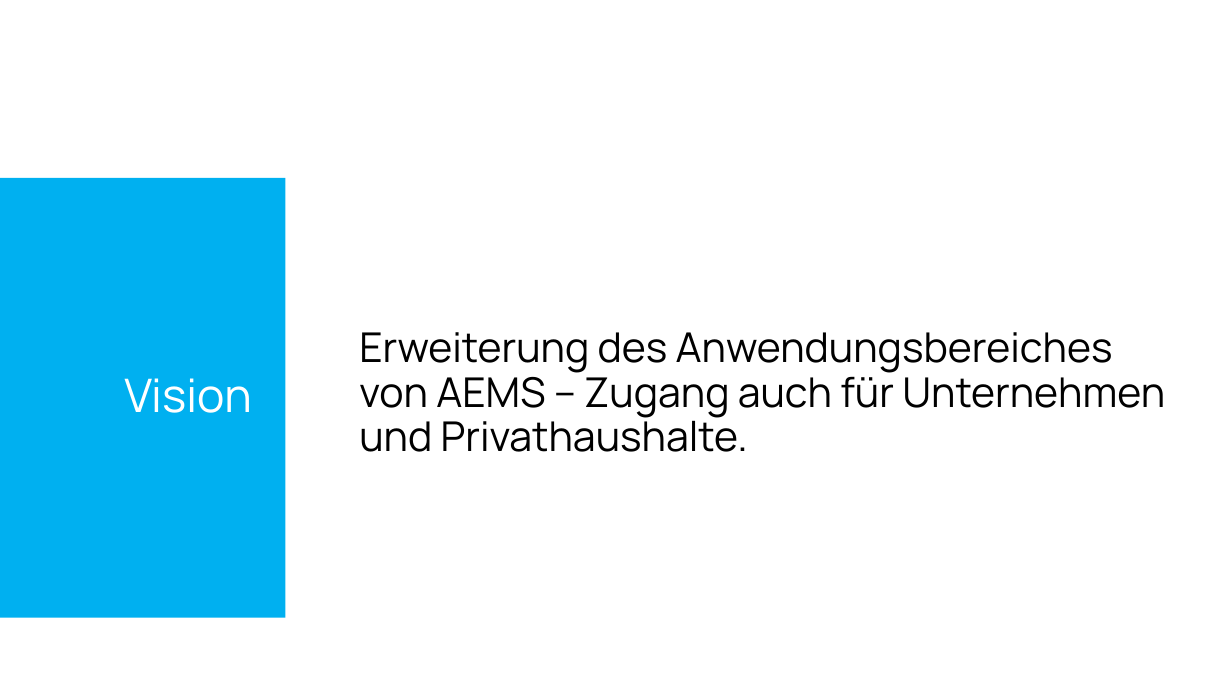
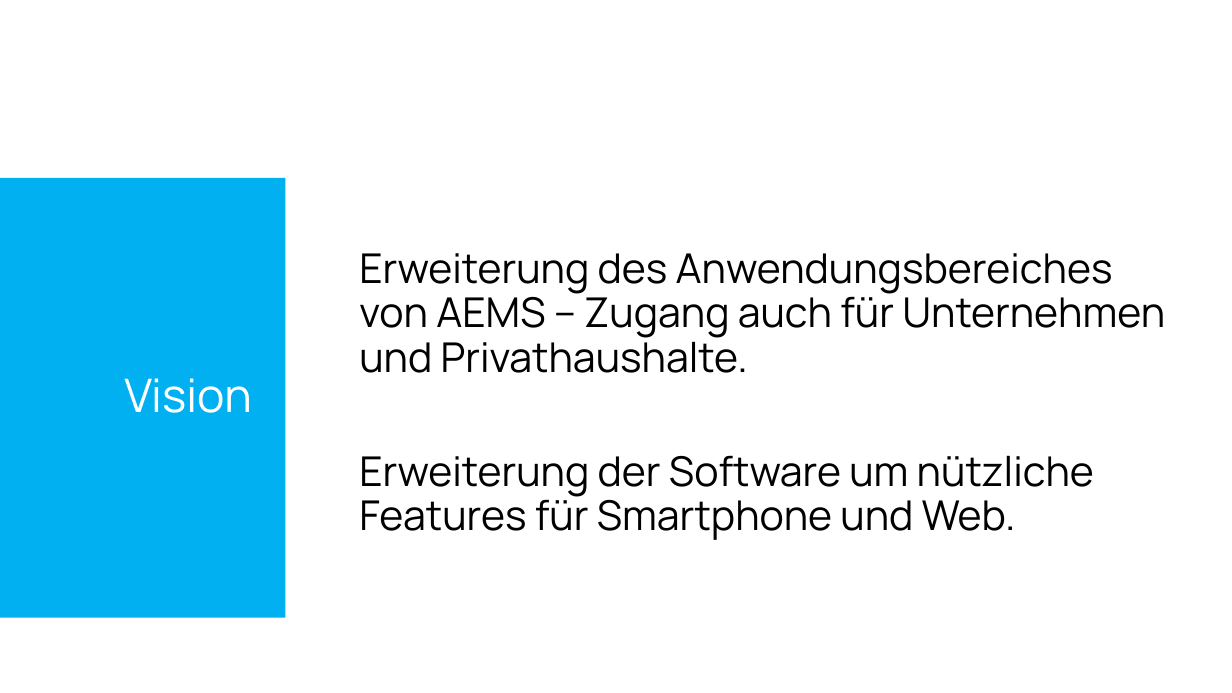
Before and after one commit to SebastianMandl/AEMS, a slide deck: slide 11 of Planung/Praesentationen/Praesentation_Firmentag.pptx. Drawn at 1232x693 pixels with LibreOffice and Linux fonts; fonts in the diff are those of the drawing; background and template pictures are left out. Boxes give left, top, right and bottom in pixels: in the first picture for what was removed or moved away, otherwise in the second. Text is boxed around its words. In the diff, an @@ line names an element or a change of style, - is before the commit and + after.

```diff
--- a/Planung/Praesentationen/Praesentation_Firmentag.pptx
+++ b/Planung/Praesentationen/Praesentation_Firmentag.pptx
@@ text at bbox=[359, 455, 1094, 540]: paragraph added @@
+Erweiterung der Software um nützliche Features für Smartphone und Web.
```
Also in this commit, not shown: 5 other slides changed, 1 other file.
